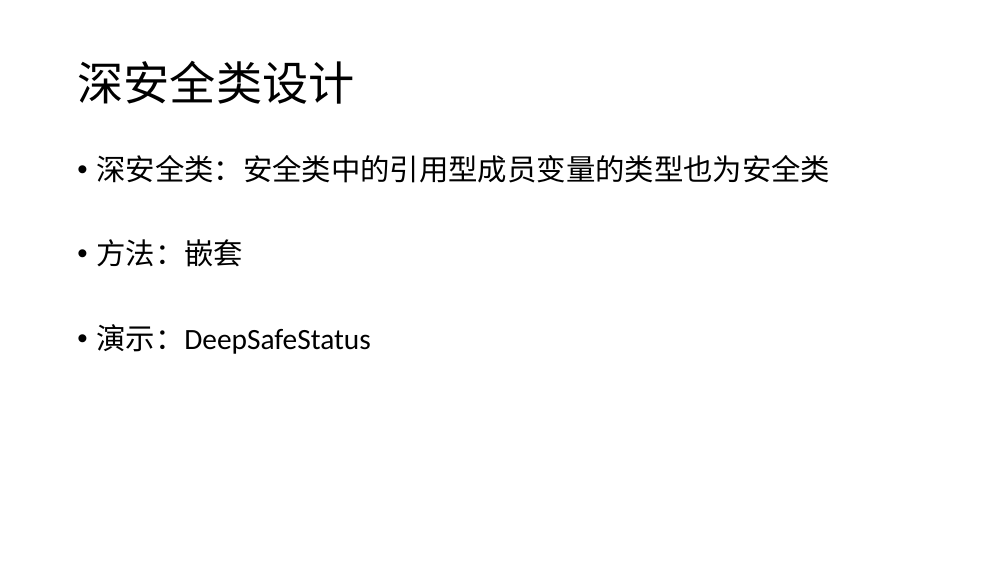
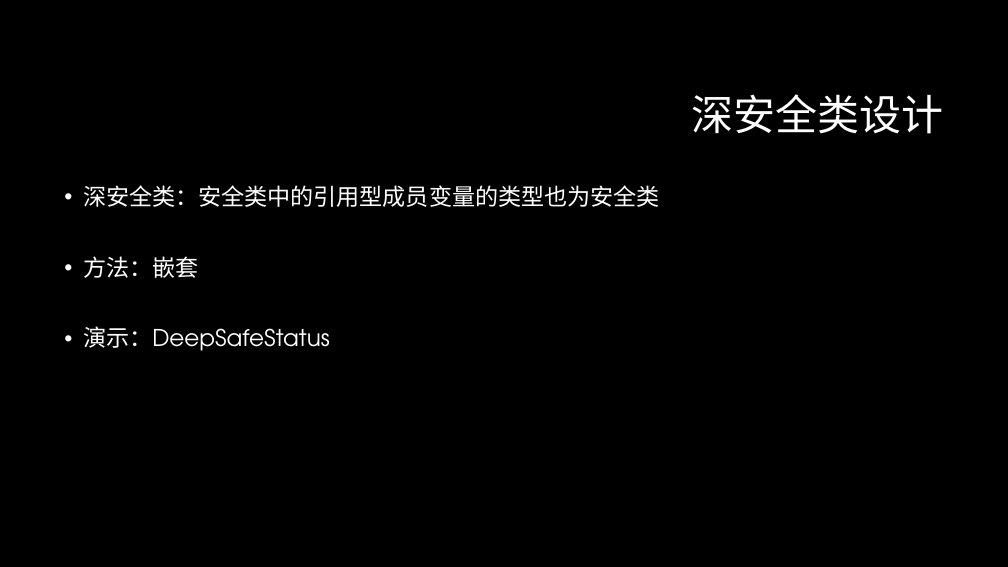
Before and after one commit to GerogeLeon/multithread_demo, a slide deck: slide 22 of JAVA并发编程.pptx. Drawn at 1008x567 pixels with LibreOffice and Linux fonts; fonts in the diff are those of the drawing; background and template pictures are left out. Boxes give left, top, right and bottom in pixels: in the first picture for what was removed or moved away, otherwise in the second. Text is boxed around its words. In the diff, an @@ line names an element or a change of style, - is before the commit and + after.

```diff
--- a/JAVA并发编程.pptx
+++ b/JAVA并发编程.pptx
@@ background #FFFFFF to #000000 @@
@@ title "深安全类设计" moved from (x1=77, y1=61, x2=354, y2=104) to (x1=692, y1=94, x2=944, y2=134) @@
@@ title "深安全类设计" at (x1=692, y1=94, x2=944, y2=134): size 44 to 40 pt, font Calibri to TeX Gyre Adventor, text colour #000000 to #FFFFFF; alignment left to right @@
@@ text "深安全类：安全类中的引用型成员变量的类型也为安全类" moved from (x1=96, y1=155, x2=830, y2=354) to (x1=83, y1=185, x2=659, y2=351) @@
@@ text "深安全类：安全类中的引用型成员变量的类型也为安全类" at (x1=83, y1=185, x2=659, y2=351): size 28 to 22 pt, font Calibri to TeX Gyre Adventor, text colour #000000 to #FFFFFF @@
```
Also in this commit, not shown: 34 other slides changed, 1 slide added.
